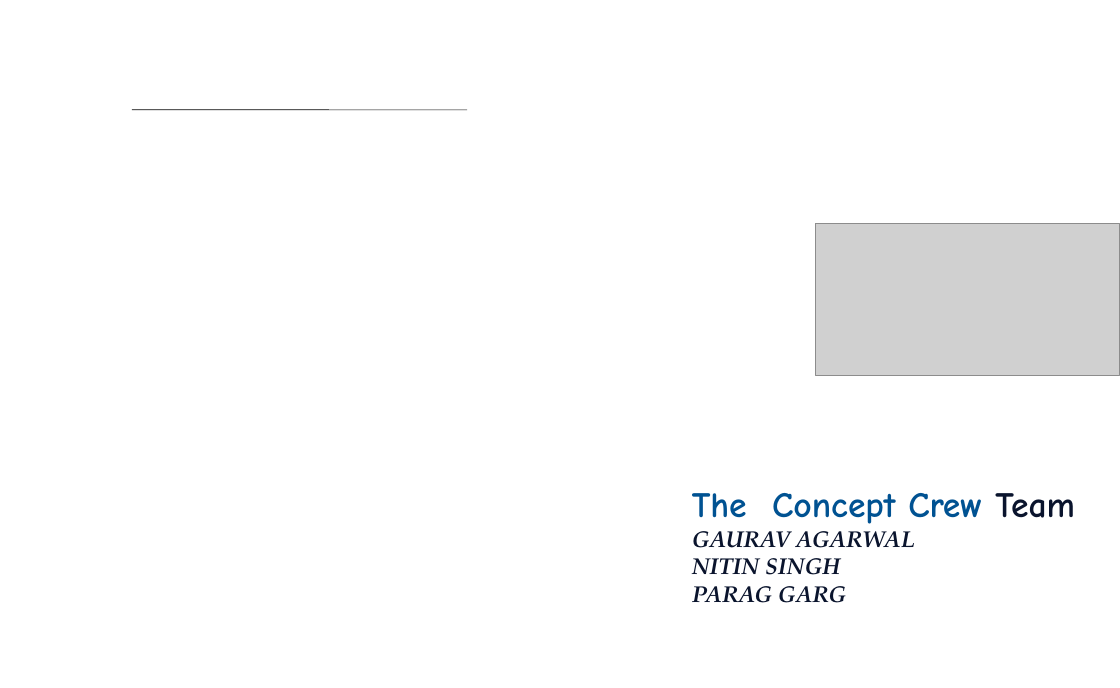
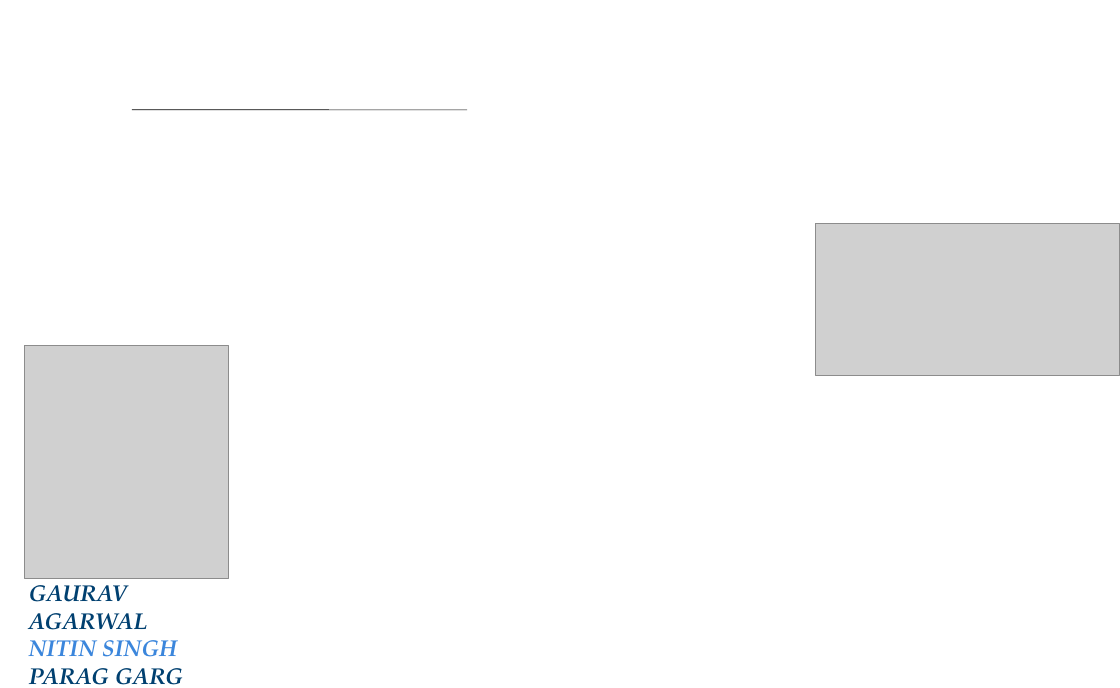
Before and after one commit to nitinsingh008/XML-Analytics, a slide deck: slide 8 of Document/XAP/Markit Technovation-XAP - 1.0v.ppt. Drawn at 1120x688 pixels with LibreOffice and Linux fonts; fonts in the diff are those of the drawing; grey boxes stand for pictures; background and template pictures are left out. Boxes give left, top, right and bottom in pixels: in the first picture for what was removed or moved away, otherwise in the second. Text is boxed around its words. In the diff, an @@ line names an element or a change of style, - is before the commit and + after.

Commit message:
With XAP and Concept crew logo

```diff
--- a/Document/XAP/Markit Technovation-XAP - 1.0v.ppt
+++ b/Document/XAP/Markit Technovation-XAP - 1.0v.ppt
@@ picture added at [24, 346, 228, 578] @@
@@ text at [692, 493, 1075, 524]: paragraph removed @@
-The Concept Crew Team
@@ text "GAURAV AGARWAL": place and size @@
-text "GAURAV AGARWAL" at [692, 493, 1075, 603]
+text "GAURAV AGARWAL" at [29, 577, 183, 685]
@@ text "GAURAV AGARWAL" at [29, 577, 183, 685]: text colour #0A142D to #004070 in "GAURAV AGARWAL", "PARAG GARG"; text colour #0A142D to #3B86DC in "NITIN SINGH" @@
```
Also in this commit, not shown: 1 other slide changed.
